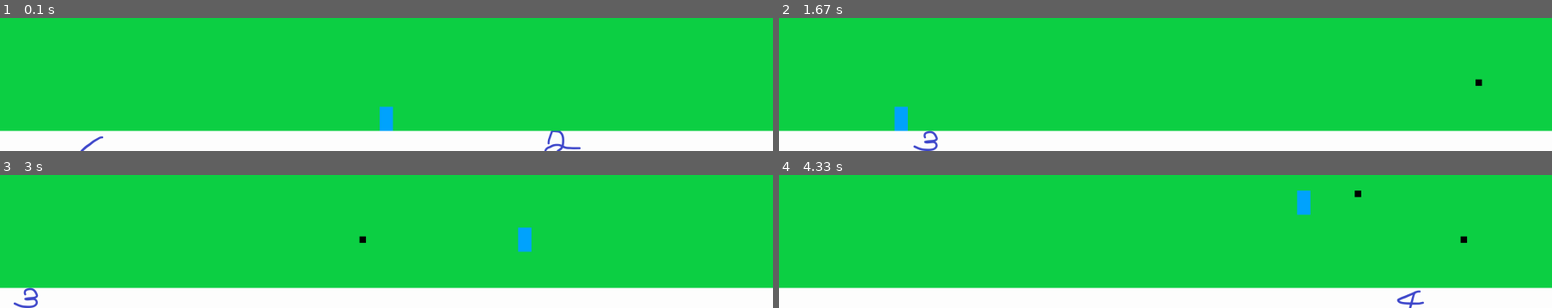
Above: before the commit, frames 1-4 (two rows, left to right).
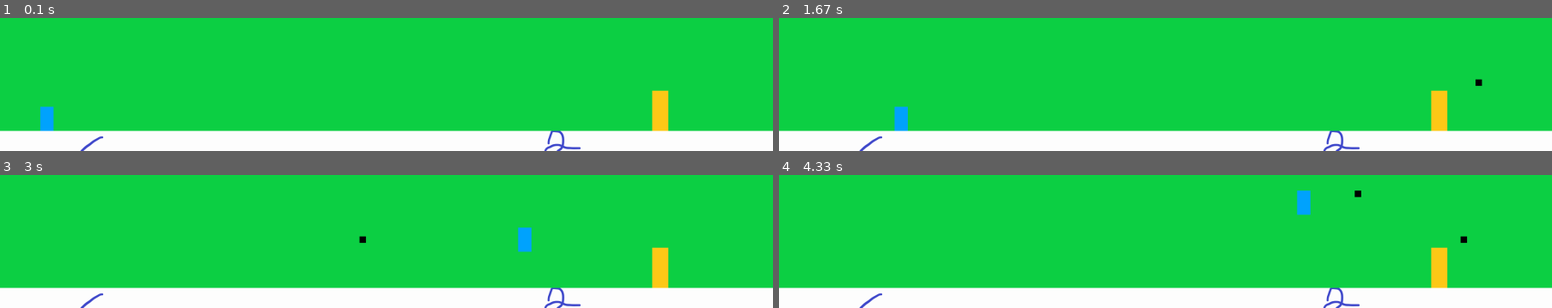
Above: after the commit, the same moments.

Repository: weallbinna/smrphne
Game: pygame game, started from index.py
Same seed, same stepped clock (60 frames per second), same inputs: the game is played once before the commit and once after it.
Inputs:
- Up to frame 1 (0.1 s): no input
- Up to frame 2 (1.67 s): hold Right 0.33-0.8 s; hold Right 0.83-1.3 s; tap Space at 0.9, 1.2, 1.4 s; tap Z at 0.98 s; hold Left from 1.33 s (still down)
- Up to frame 3 (3 s): tap Space at 1.7, 2.4, 2.7 s; release Left at 1.87 s; hold Right 2.33-2.97 s; tap Z at 2.48 s
- Up to frame 4 (4.33 s): hold Left 3-3.47 s; tap Space at 3.07, 3.37, 3.57, 3.87, 4.07 s; hold Right 3.5-3.97 s; hold Right from 4 s (still down); tap Z at 4.15 s

The runs differ from the first frame. In frame 1, 1.4% of the frame differs, in the area x 5-87%, y 54-86%; in frame 2, 1.2%; in frame 3, 1.2%; in frame 4, 1.2%.

Commit message:
-made duck bounce when he's in rage mode

Diff:
--- a/index.py
+++ b/index.py
@@ -56,7 +56,9 @@
 duck_x_pos = (screen_width)-300
 duck_y_pos = screen_height-stage_height-duck_height
 duck_pop = False
+duck_rage = False
 duck_health = 100
+duck_ragehealth = 1000
 
 #캐릭터 이동 방향
 character_x_left = 0
@@ -72,14 +74,29 @@
 y_velocity = jump_height
 jumping = False
 
+e_gravity = 2
+e_jump_height = 40
+e_velocity = e_jump_height
+e_jumping = False
+
 #font 정의
 game_font = pygame.font.SysFont('arial',40,True,True)
 total_time = 100
 start_ticks = pygame.time.get_ticks()
 
 game_result = "Game Over"
-print('hi')
-
+
+#rage mode duck fight
+def bossfight(health,inix,iniy):
+	global e_velocity,e_jump_height,e_gravity
+	in_x,in_y = inix,iniy
+
+	cur_y = iniy
+	cur_y -= e_velocity
+	e_velocity -= e_gravity
+	if e_velocity < -e_jump_height:
+		e_velocity = e_jump_height
+	return cur_y
 lvl = 0
 tick = 0
 effct = False
@@ -126,17 +143,23 @@
 	# 3. 게임 캐릭터 위치 정의
 	character_x_pos += character_x_left + character_x_right
 
-	if lvl == 1:
+	if lvl == 0:
 		if duck_health>0:
 			duck_pop = True
 		else:
 			duck_pop = False
+			duck_rage = True   #rage part
 		if not effct:
 			character_x_pos -= 1000
 			effct = True
 	else:
 		duck_pop = False
-	#총알 이동
+
+	if duck_rage and duck_ragehealth>0:
+		duck_y_pos = bossfight(duck_ragehealth,duck_x_pos,duck_y_pos)
+
+
+    #총알 이동
 
 	g.weapons = [[w[0]+g.weapon_speed if w[2] else w[0]-g.weapon_speed,w[1],w[2]] for w in g.weapons]
 
@@ -214,7 +237,7 @@
 	screen.blit(stage,(stage_x,stage_y))
 	screen.blit(stage2,(stage_x2,stage_y2))
 	screen.blit(character,(character_x_pos,character_y_pos))
-	if duck_pop:
+	if duck_pop or duck_rage:
 		screen.blit(duck,(duck_x_pos,duck_y_pos))
 
 	#경과 시간
